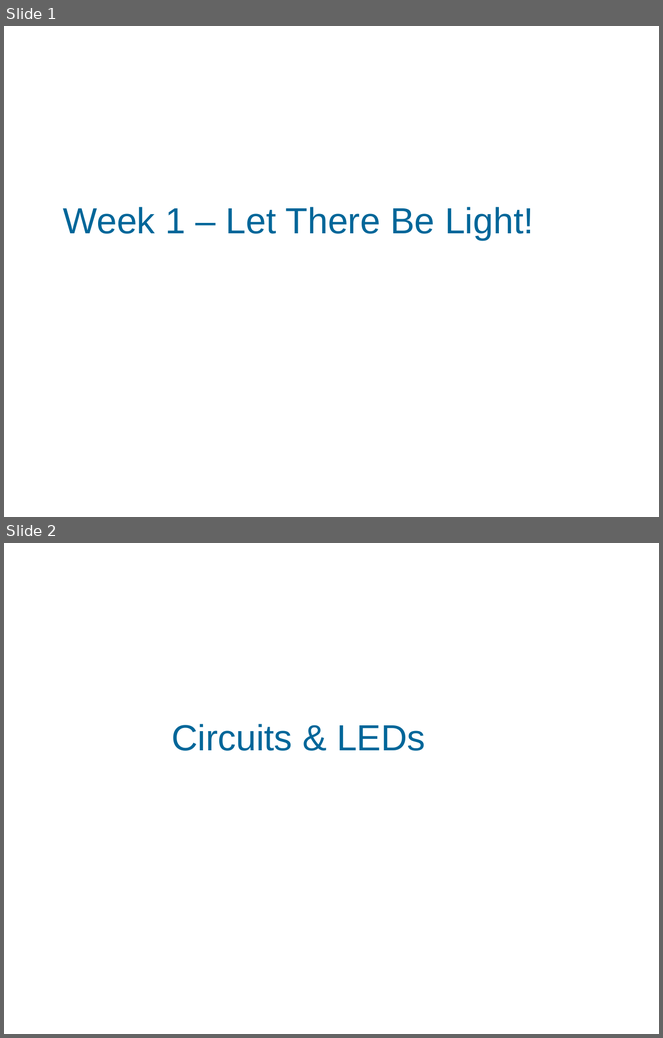
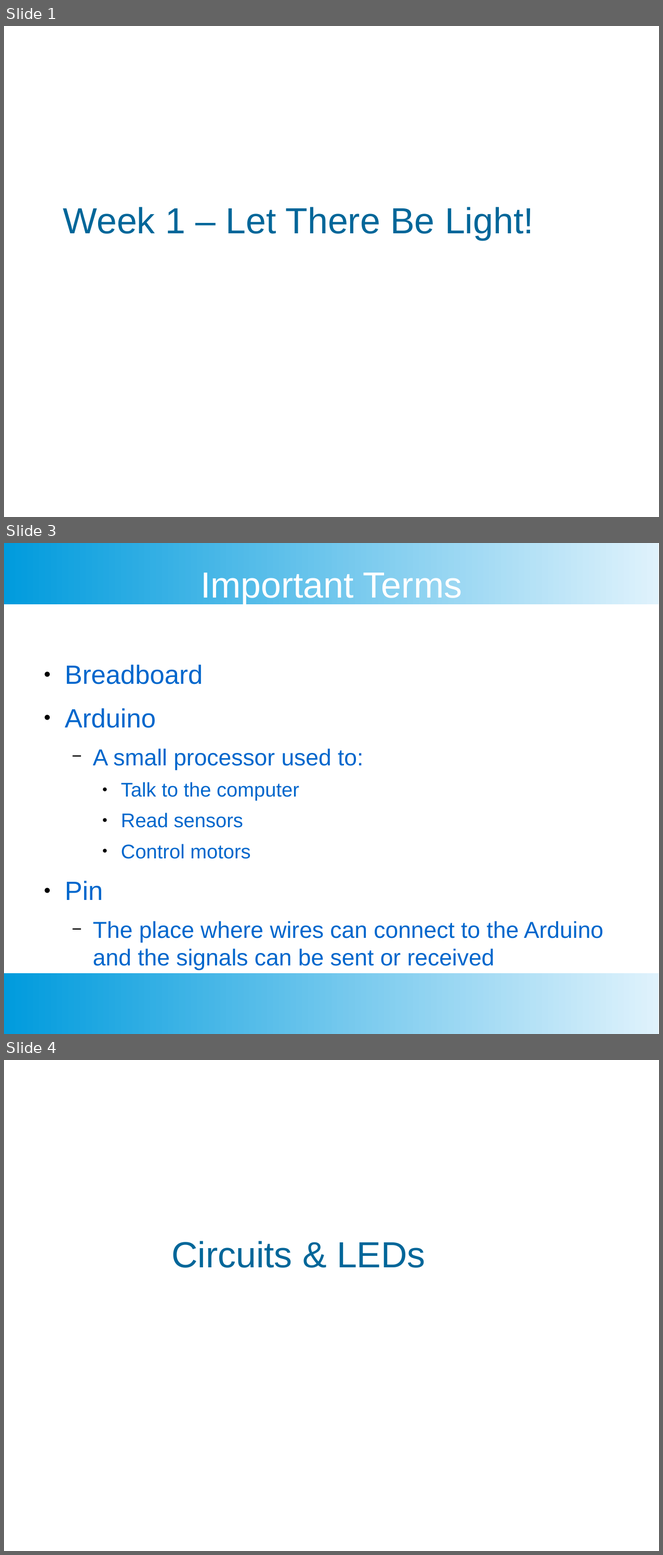
Before and after one commit to Casual-Endvrs/Arduino-101-Manual, a slide deck: 1 - LED/1-class_presentation.odp. Shown one above the other, each under a label of ours: slides 1 and 2 before the commit, slides 1, 3 and 4 after it; the slides between them are not shown. The pictures are 663x1038 and 663x1555 pixels, drawn with LibreOffice and Linux fonts; fonts in the diff are those of the drawing; background and template pictures are left out. Boxes give left, top, right and bottom in pixels: in the first picture for what was removed or moved away, otherwise in the second. Text is boxed around its words. In the diff, an @@ line names an element or a change of style, - is before the commit and + after.

```diff
--- a/1 - LED/1-class_presentation.odp
+++ b/1 - LED/1-class_presentation.odp
@@ slide 3 added at <box>4,543,659,1034</box>, background #FFFFFF @@
@@ rectangle added at <box>4,543,659,604</box>, fill gradient #DFF2FC to #009BDD @@
@@ title added at <box>201,573,462,604</box>, 44 pt, text #FFFFFF @@
+Important Terms
@@ text added at <box>65,665,604,971</box>, 28 pt, text #0066CC @@
+● Breadboard
+● Arduino
+  − A small processor used to:
+    ● Talk to the computer
+    ● Read sensors
+    ● Control motors
+● Pin
+  − The place where wires can connect to the Arduino and the signals can be sent or received
@@ rectangle added at <box>4,974,659,1034</box>, fill gradient #DFF2FC to #009BDD @@
@@ what was slide 2 is now slide 4 @@
```
Also in this commit, not shown: 6 slides changed, 39 other slides added, 2 slides removed, 7 other files.
